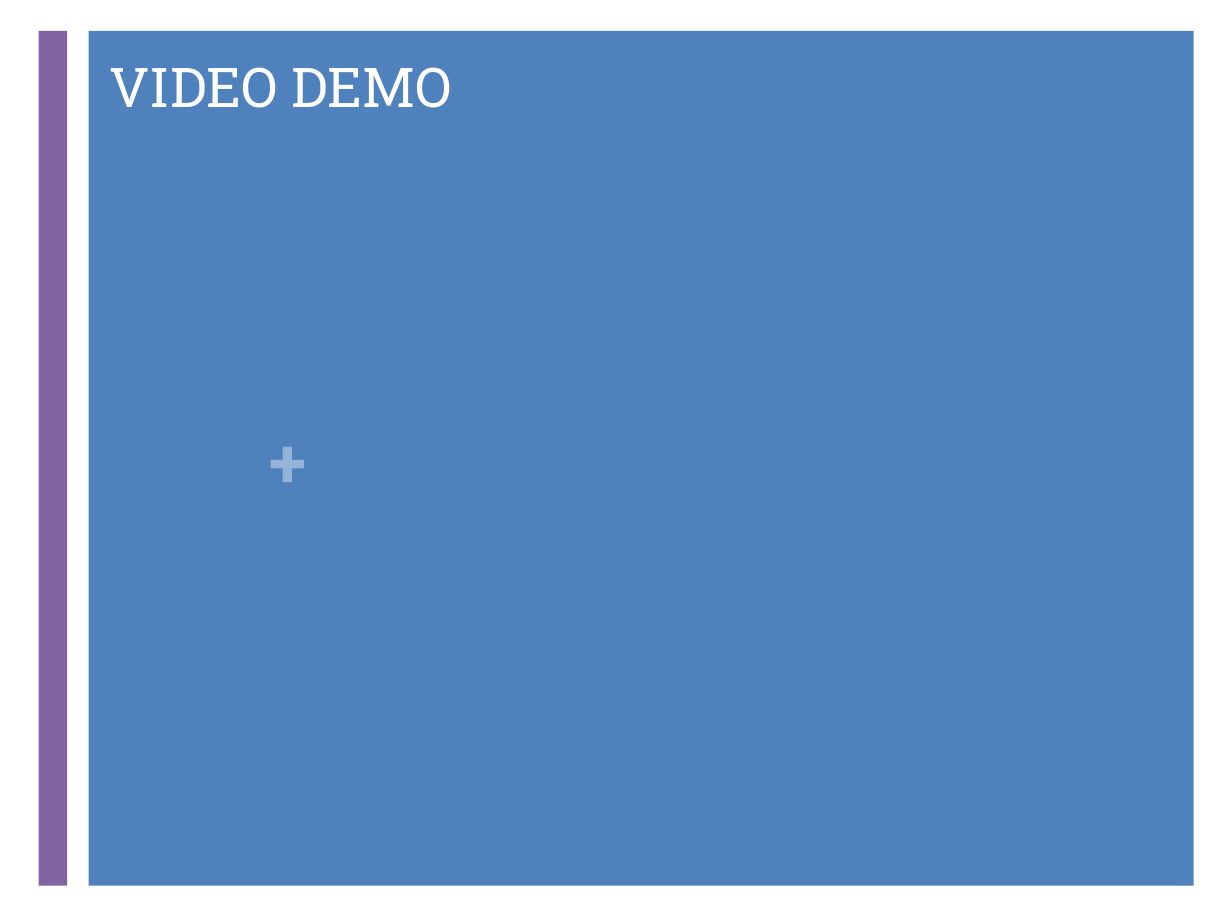
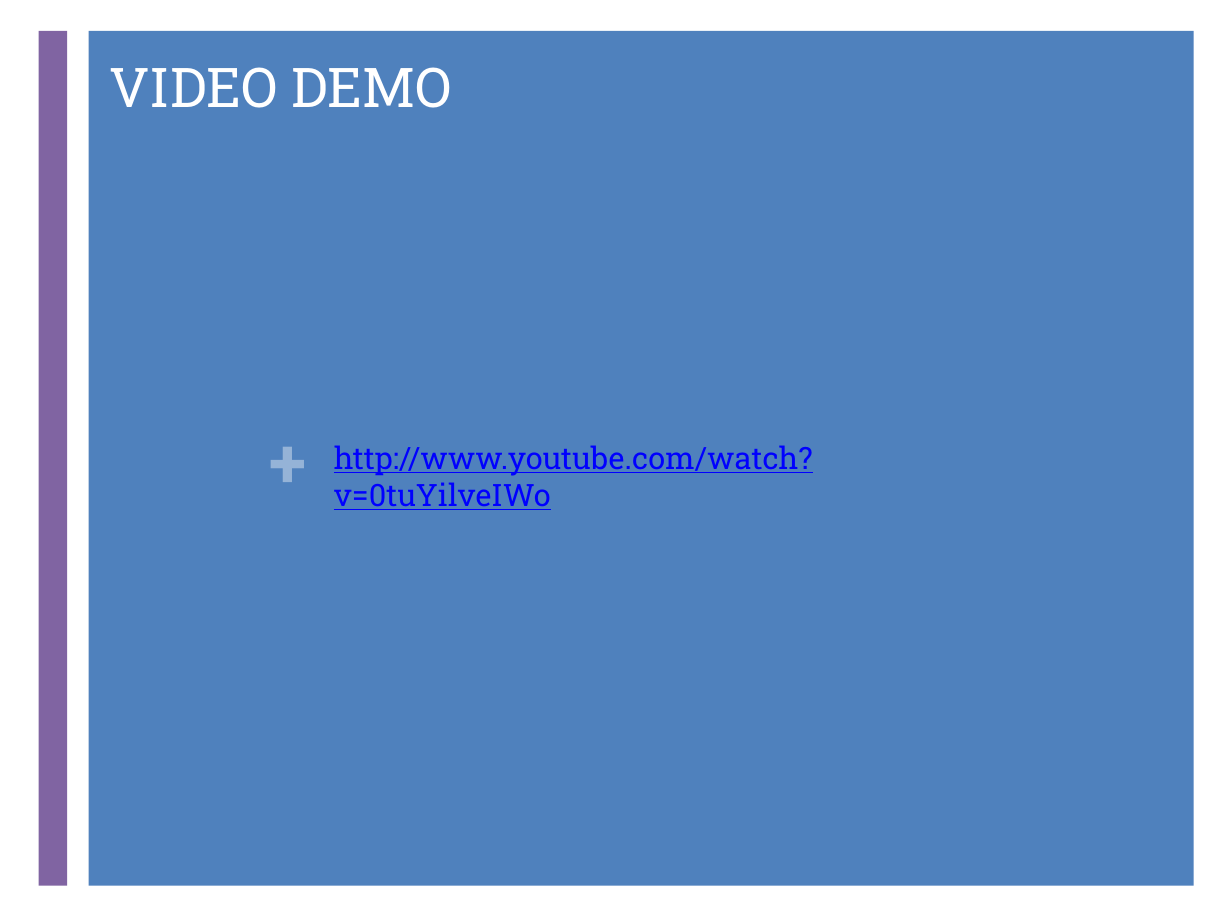
Before and after one commit to oh-team-machine/Target-Tapping, a slide deck: slide 23 of Documentation/CMPUT302_Pres.pptx. Drawn at 1232x924 pixels with LibreOffice and Linux fonts; fonts in the diff are those of the drawing. Boxes give left, top, right and bottom in pixels: in the first picture for what was removed or moved away, otherwise in the second. Text is boxed around its words. In the diff, an @@ line names an element or a change of style, - is before the commit and + after.

```diff
--- a/Documentation/CMPUT302_Pres.pptx
+++ b/Documentation/CMPUT302_Pres.pptx
@@ text added at <box>334,445,813,510</box>, 18 pt, text #0000FF, underline @@
+http://www.youtube.com/watch?v=0tuYilveIWo
```
Also in this commit, not shown: 4 other slides changed, 7 slides added, 3 slides removed, 2 other files.
